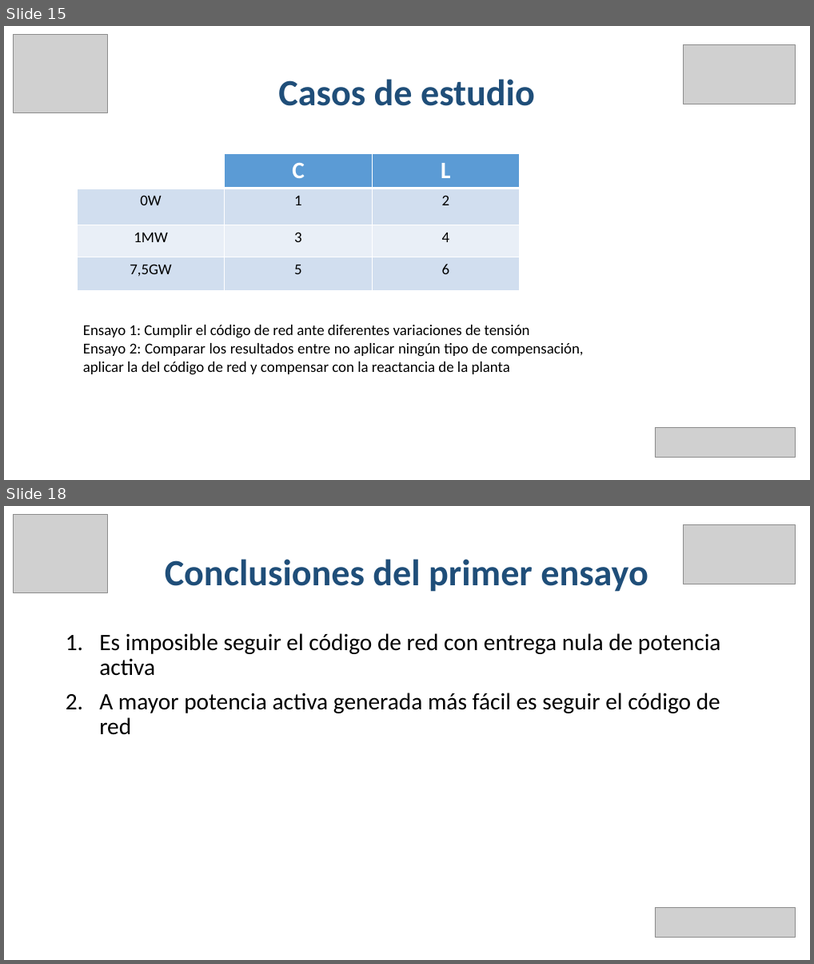
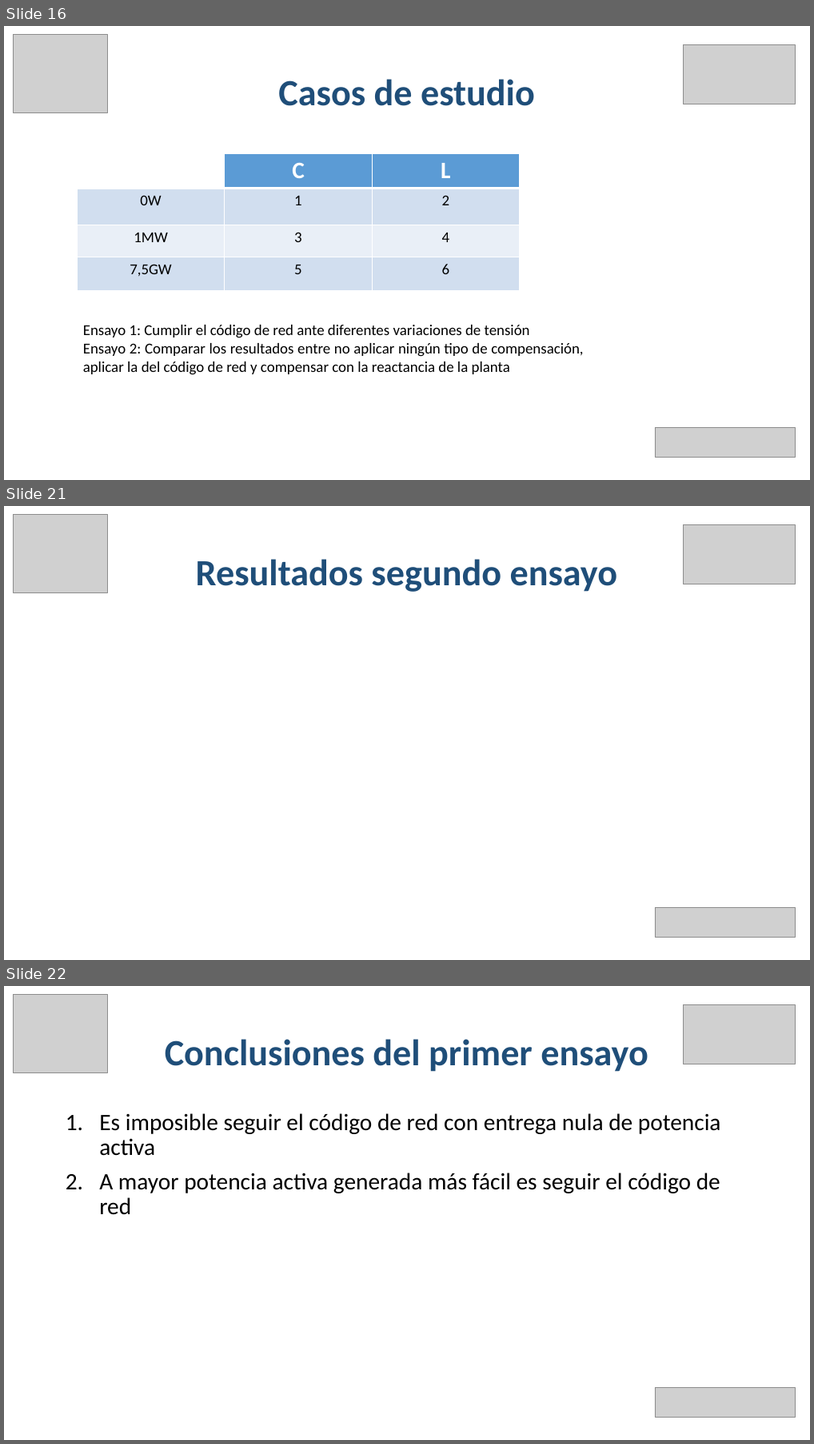
Before and after one commit to EmilioLdelaFuente/tfg, a slide deck: tfgPP.pptx. Shown one above the other, each under a label of ours: slides 15 and 18 before the commit, slides 16, 21 and 22 after it; the slides between them are not shown. The pictures are 814x964 and 814x1444 pixels, drawn with LibreOffice and Linux fonts; fonts in the diff are those of the drawing; grey boxes stand for pictures. Boxes give left, top, right and bottom in pixels: in the first picture for what was removed or moved away, otherwise in the second. Text is boxed around its words. In the diff, an @@ line names an element or a change of style, - is before the commit and + after.

```diff
--- a/tfgPP.pptx
+++ b/tfgPP.pptx
@@ slide 21 added at (x1=4, y1=506, x2=810, y2=960), background #FFFFFF @@
@@ picture added at (x1=14, y1=515, x2=107, y2=592) @@
@@ picture added at (x1=683, y1=524, x2=795, y2=584) @@
@@ title added at (x1=196, y1=559, x2=618, y2=592), 44 pt, text #1F4E79, bold @@
+Resultados segundo ensayo
@@ picture added at (x1=655, y1=907, x2=796, y2=936) @@
@@ what was slide 15 is now slide 16 @@
@@ what was slide 18 is now slide 22 @@
```
Also in this commit, not shown: 10 slides changed, 4 other slides added.
